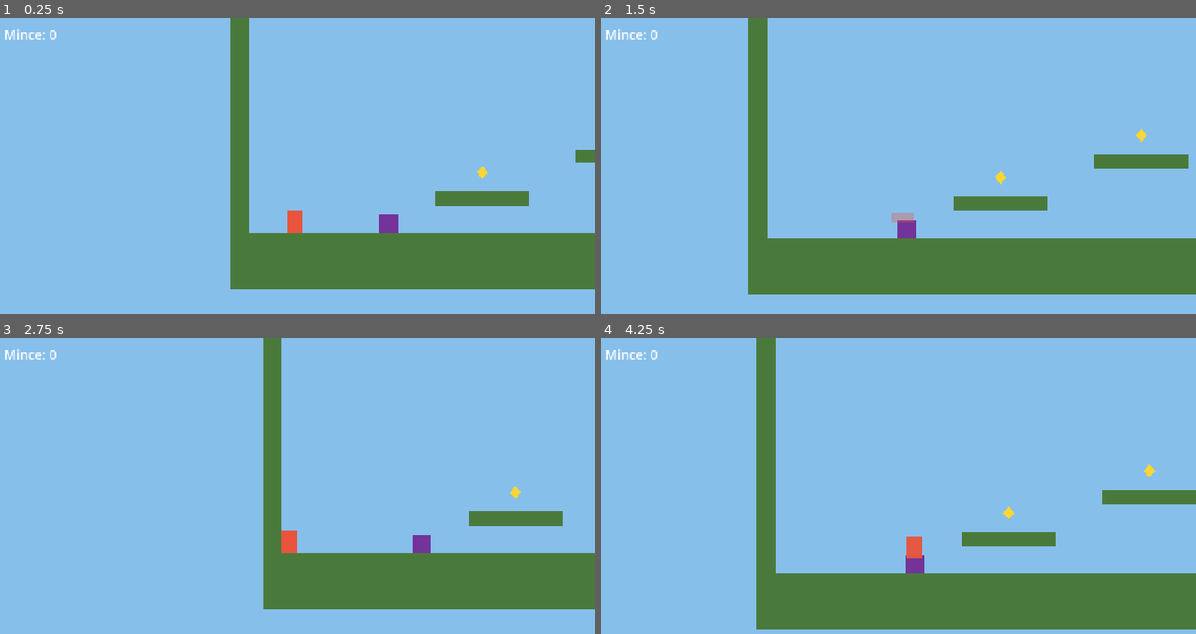
Above: before the commit, frames 1-4 (two rows, left to right).
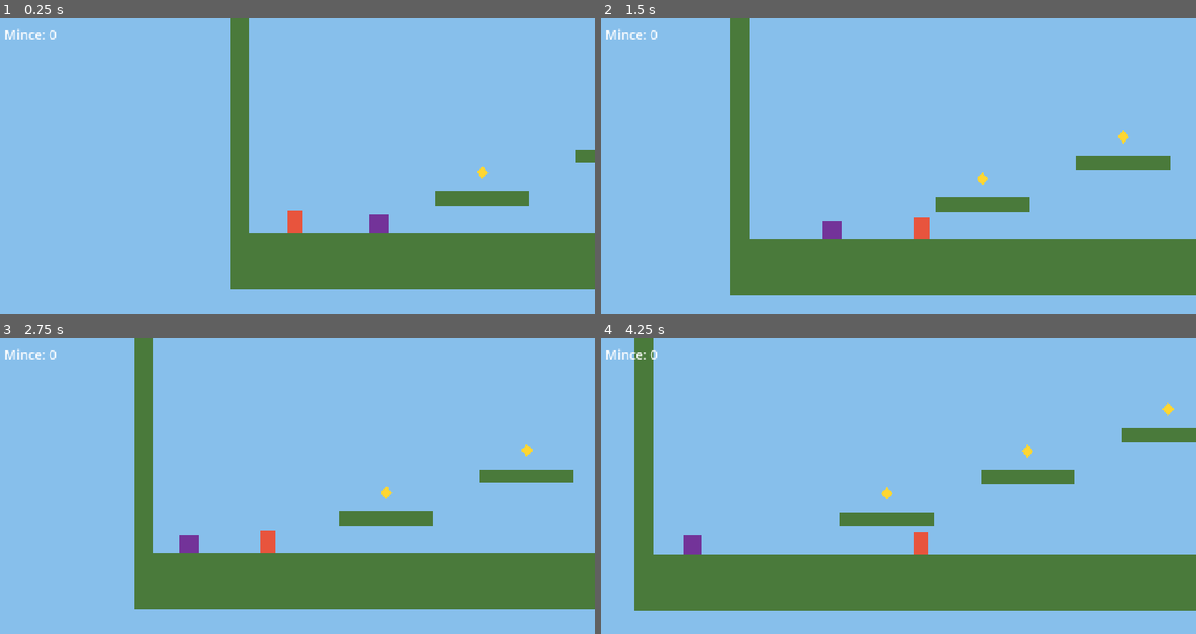
Above: after the commit, the same moments.

Repository: luxopes/gamejam-2026
Game: Godot game, scene res://scenes/level_1.tscn
The game is run twice, just before and just after one commit, with the same random seed, the same clock (stepped at 60 frames per second) and the same inputs.
Inputs (mouse positions are in pixels of both pictures, inside the frame that each line leads up to):
- Up to frame 1 (0.25 s): no input
- Up to frame 2 (1.5 s): move the mouse to (1029, 168) at 0.52 s; hold D (move_right) from 0.53 s (still down); click (1029, 168) at 0.6 s; tap Space (jump) at 0.77 s; move the mouse to (773, 204) at 1.27 s; click (773, 204) at 1.35 s
- Up to frame 3 (2.75 s): tap Space (jump) at 1.52 s; move the mouse to (357, 432) at 2.02 s; release D (move_right) at 2.03 s; hold A (move_left) from 2.03 s (still down); tap Shift (dash) at 2.1 s; click (357, 432) at 2.3 s
- Up to frame 4 (4.25 s): move the mouse to (868, 574) at 2.77 s; release A (move_left) at 2.78 s; hold D (move_right) from 2.78 s (still down); click (868, 574) at 2.85 s; tap Space (jump) at 3.02, 3.77 s; move the mouse to (1077, 557) at 3.52 s; click (1077, 557) at 3.6 s

The runs differ from the first frame. In frame 1, 0.2% of the frame differs, in the area x 62-67%, y 66-73%; in frame 2, 7.1%; in frame 3, 12%; in frame 4, 22%, in the area x 5-100%, y 0-99%.

Commit message:
feat: nepřítel chodí, po zásahu odletí a zničí se o zeď
Nepřítel je teď CharacterBody2D na kolizní vrstvě 2, dotyk hlídá
Hurtbox. Sek hráče proto hledá cíle i na vrstvě 2.

Co-Authored-By: Claude Opus 5.5 <noreply@anthropic.com>

Diff:
--- a/scenes/enemy.tscn
+++ b/scenes/enemy.tscn
@@ -1,11 +1,15 @@
-[gd_scene load_steps=3 format=3]
+[gd_scene load_steps=4 format=3]
 
 [ext_resource type="Script" path="res://scripts/enemy.gd" id="1"]
 
 [sub_resource type="RectangleShape2D" id="shape"]
 size = Vector2(40, 40)
 
-[node name="Enemy" type="Area2D" groups=["pogo"]]
+[sub_resource type="RectangleShape2D" id="hurtbox_shape"]
+size = Vector2(36, 36)
+
+[node name="Enemy" type="CharacterBody2D" groups=["pogo"]]
+collision_layer = 2
 script = ExtResource("1")
 
 [node name="ColorRect" type="ColorRect" parent="."]
@@ -19,4 +23,15 @@
 position = Vector2(0, -20)
 shape = SubResource("shape")
 
-[connection signal="body_entered" from="." to="." method="_on_body_entered"]
+[node name="Hurtbox" type="Area2D" parent="."]
+collision_layer = 0
+
+[node name="CollisionShape2D" type="CollisionShape2D" parent="Hurtbox"]
+position = Vector2(0, -20)
+shape = SubResource("hurtbox_shape")
+
+[node name="LedgeCheck" type="RayCast2D" parent="."]
+position = Vector2(24, -4)
+target_position = Vector2(0, 16)
+
+[connection signal="body_entered" from="Hurtbox" to="." method="_on_hurtbox_body_entered"]
--- a/scenes/player.tscn
+++ b/scenes/player.tscn
@@ -27,6 +27,7 @@
 
 [node name="AttackArea" type="Area2D" parent="."]
 position = Vector2(0, -24)
+collision_mask = 3
 
 [node name="CollisionShape2D" type="CollisionShape2D" parent="AttackArea"]
 position = Vector2(40, 0)
--- a/scripts/enemy.gd
+++ b/scripts/enemy.gd
@@ -1,26 +1,87 @@
-extends Area2D
-## Jednoduchý statický nepřítel na testování útoku.
-## Dotyk zabije hráče, po několika sekách zmizí. Je ve skupině "pogo".
+extends CharacterBody2D
+## Nepřítel, který chodí tam a zpět. Po zásahu odletí, náraz do zdi ho zničí.
+## Dotyk zabije hráče. Je ve skupině "pogo", takže se od něj dá odrazit.
 
-@export var health := 3               ## kolik seků vydrží
-@export var flash_time := 0.1         ## jak dlouho po zásahu bliká (s)
+@export var walk_speed := 80.0          ## rychlost chůze (px/s)
+@export var gravity := 1300.0
+@export var health := 3                 ## kolik seků vydrží
+@export var knockback_speed := 700.0    ## jak rychle odletí po zásahu (px/s)
+@export var knockback_lift := 200.0     ## jak moc ho sek z boku nadhodí
+@export var knockback_time := 0.35      ## jak dlouho letí, než zase chodí (s)
+@export var flash_time := 0.15          ## jak dlouho po zásahu bliká (s)
+
+var _direction := -1.0   # -1 = doleva, 1 = doprava
+var _knockback_timer := 0.0
+var _dead := false
 
 @onready var _body: ColorRect = $ColorRect
 @onready var _color := _body.color
+@onready var _ledge_check: RayCast2D = $LedgeCheck
 
 
-func _on_body_entered(body: Node2D) -> void:
+func _ready() -> void:
+	# Hráč nepřítelem prochází, zabíjí ho jen Hurtbox
+	for player in get_tree().get_nodes_in_group("player"):
+		add_collision_exception_with(player)
+	_ledge_check.position.x = _direction * absf(_ledge_check.position.x)
+
+
+func _physics_process(delta: float) -> void:
+	if _dead:
+		return
+	if not is_on_floor():
+		velocity.y += gravity * delta
+
+	# Letí po zásahu: náraz do zdi nebo stropu ho zničí
+	if _knockback_timer > 0.0:
+		_knockback_timer -= delta
+		move_and_slide()
+		if is_on_wall() or is_on_ceiling():
+			_destroy()
+		return
+
+	# Chůze tam a zpět: otočí se u zdi nebo na kraji plošiny
+	if is_on_floor():
+		_ledge_check.force_raycast_update()
+		if is_on_wall() or not _ledge_check.is_colliding():
+			_direction = -_direction
+			_ledge_check.position.x = -_ledge_check.position.x
+	velocity.x = _direction * walk_speed
+	move_and_slide()
+
+
+## Volá hráč, když nepřítele sekne. direction = směr seku.
+func hit(direction: Vector2) -> void:
+	if _dead:
+		return
+	health -= 1
+	if health <= 0:
+		_destroy()
+		return
+
+	if direction.x != 0.0:
+		velocity = Vector2(direction.x * knockback_speed, -knockback_lift)
+	else:
+		velocity = direction * knockback_speed
+	_knockback_timer = knockback_time
+
+	_body.color = Color.WHITE
+	create_tween().tween_property(_body, "color", _color, flash_time)
+
+
+func _destroy() -> void:
+	_dead = true
+	collision_layer = 0           # sek ho už nenajde
+	$Hurtbox.set_deferred("monitoring", false)
+
+	var tween := create_tween()
+	tween.set_parallel()
+	tween.tween_property(self, "modulate:a", 0.0, 0.25)
+	tween.tween_property(self, "scale", Vector2(1.6, 0.2), 0.25)  # rozplácne se
+	await tween.finished
+	queue_free()
+
+
+func _on_hurtbox_body_entered(body: Node2D) -> void:
 	if body.is_in_group("player"):
 		body.die()
-
-
-## Volá hráč, když nepřítele sekne.
-func hit(_direction: Vector2) -> void:
-	health -= 1
-	if health <= 0:
-		queue_free()
-		return
-	_body.color = Color.WHITE
-	await get_tree().create_timer(flash_time).timeout
-	if is_instance_valid(self):
-		_body.color = _color
